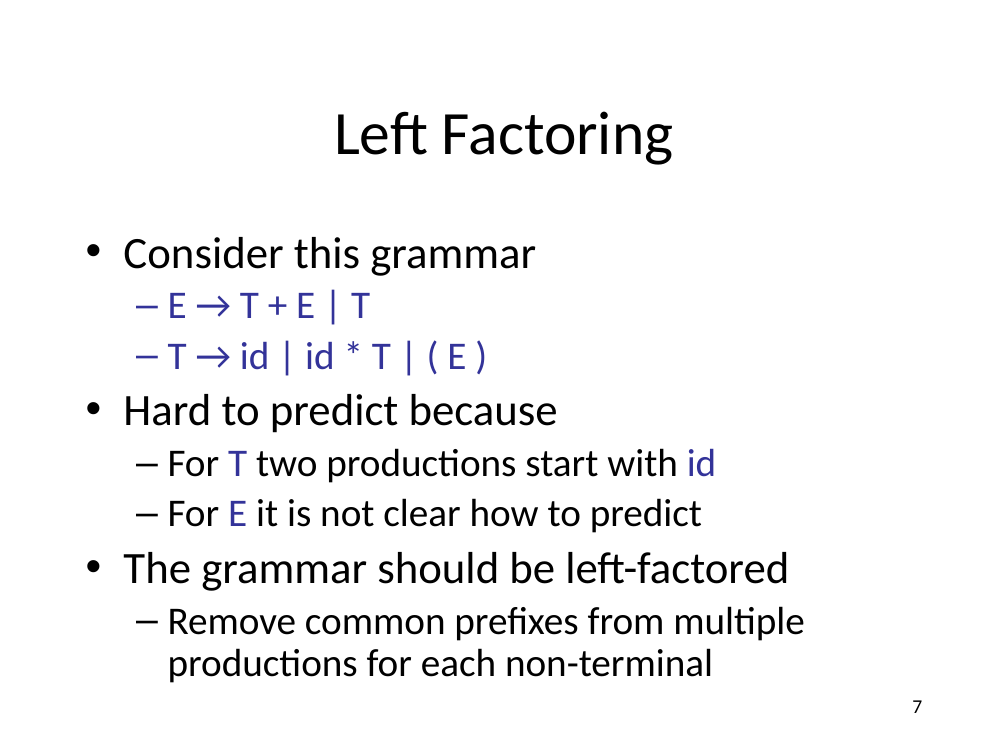
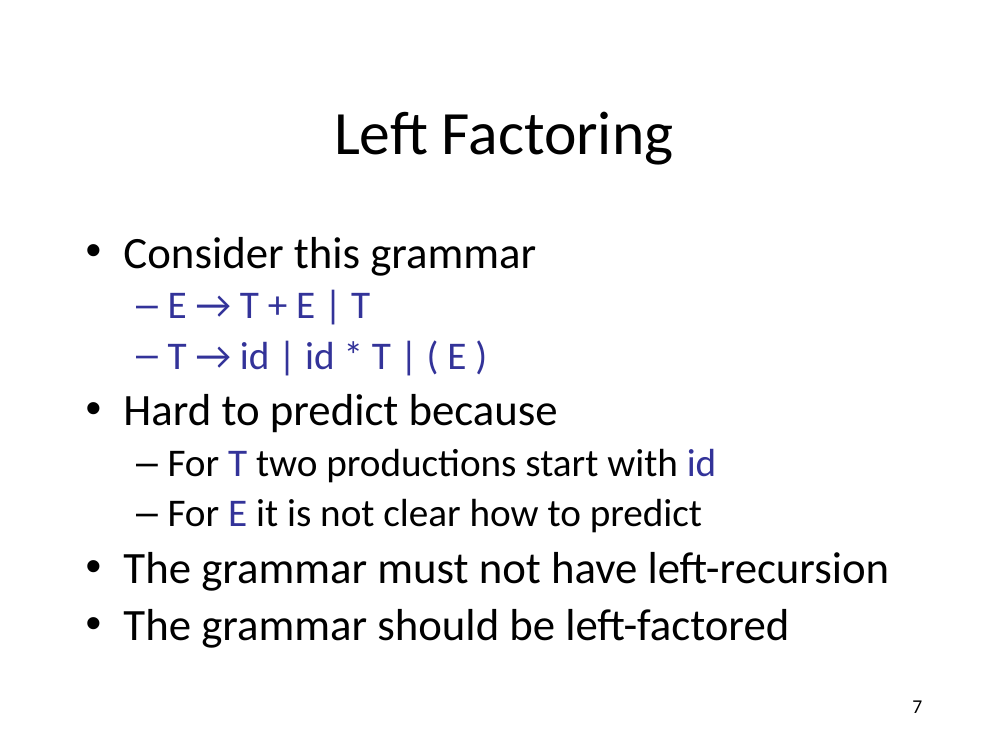
Before and after one commit to anoopsarkar/compilers-class, a slide deck: slide 7 of assets/ppt/parsing/td2-ll_1-parsing.pptx. Drawn at 1008x756 pixels with LibreOffice and Linux fonts; fonts in the diff are those of the drawing. Boxes give left, top, right and bottom in pixels: in the first picture for what was removed or moved away, otherwise in the second. Text is boxed around its words. In the diff, an @@ line names an element or a change of style, - is before the commit and + after.

```diff
--- a/assets/ppt/parsing/td2-ll_1-parsing.pptx
+++ b/assets/ppt/parsing/td2-ll_1-parsing.pptx
@@ text at [123, 552, 890, 591]: paragraph added @@
+• The grammar must not have left-recursion
@@ text at [168, 606, 805, 683]: paragraph removed @@
-  – Remove common prefixes from multiple productions for each non-terminal
```
Also in this commit, not shown: 1 other slide changed, 1 slide added, 2 other files.
